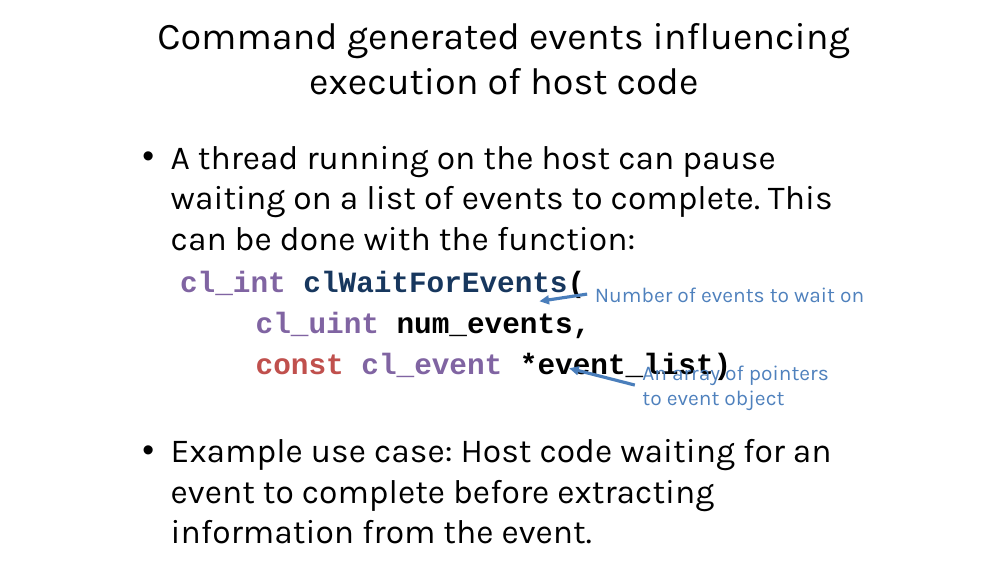
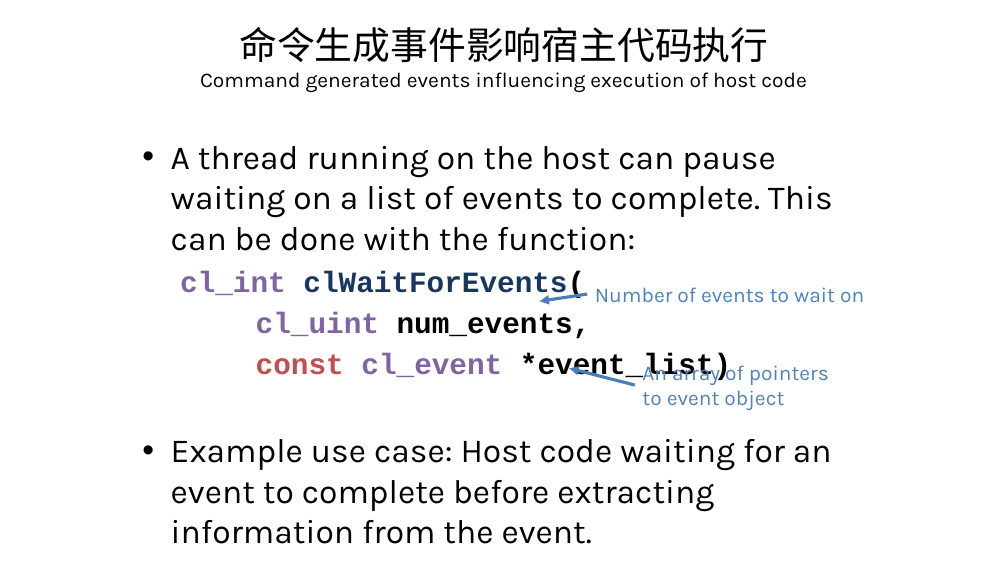
Before and after one commit to Kivy-CN/HandsOnOpenCL_CN, a slide deck: slide 10 of Translating/附录B.pptx. Drawn at 1008x567 pixels with LibreOffice and Linux fonts; fonts in the diff are those of the drawing. Boxes give left, top, right and bottom in pixels: in the first picture for what was removed or moved away, otherwise in the second. Text is boxed around its words. In the diff, an @@ line names an element or a change of style, - is before the commit and + after.

```diff
--- a/Translating/附录B.pptx
+++ b/Translating/附录B.pptx
@@ text at (239,27,768,62): paragraph added @@
+命令生成事件影响宿主代码执行
@@ text at (200,72,807,92): size 36 to 20 pt in "Command generated events influencing execution of host ..." @@
```
Also in this commit, not shown: 7 other slides changed, 1 slide added, 1 slide removed.
